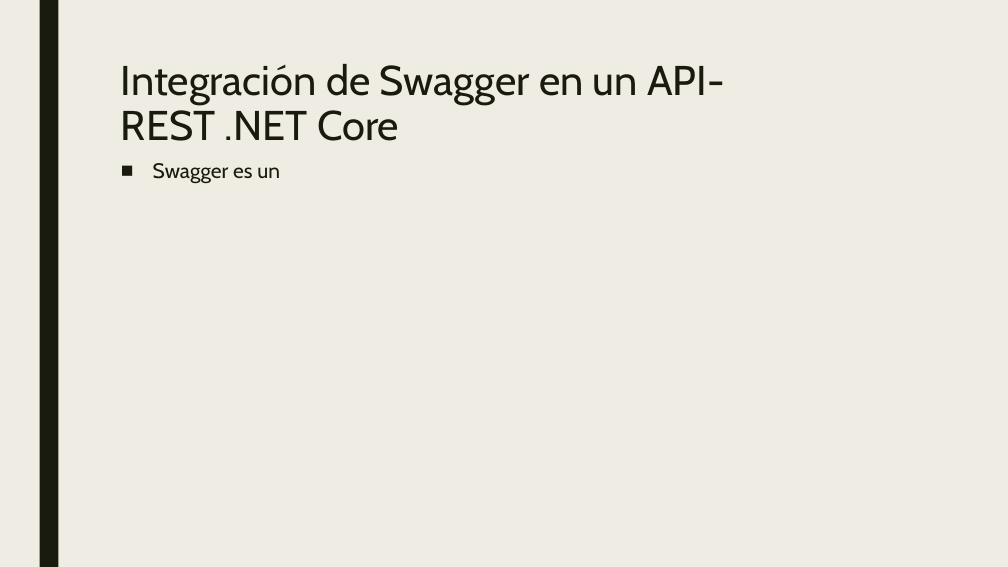
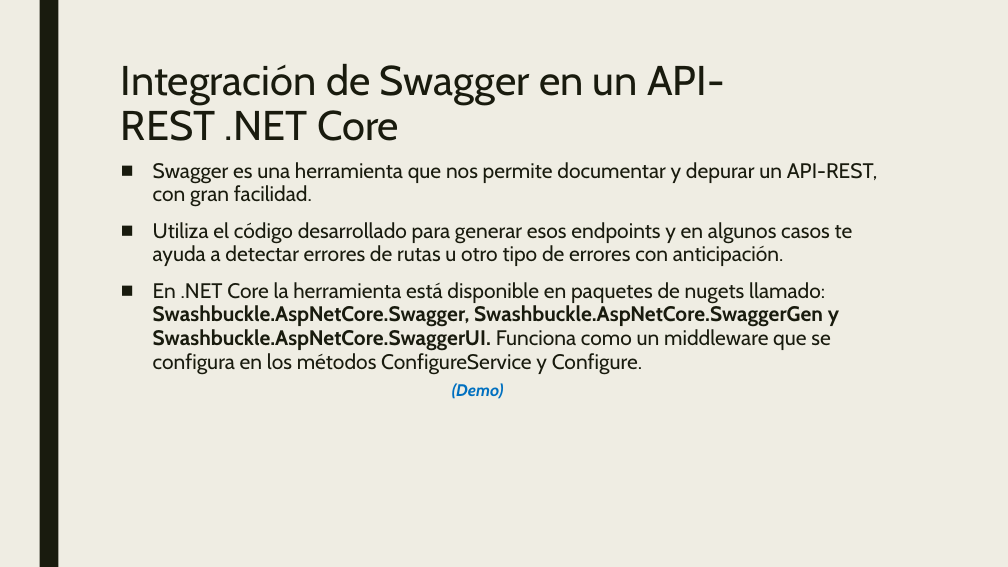
Before and after one commit to dadjh85/Demo4-Curso-.NetCore3.1, a slide deck: slide 16 of doc/Demo4- Curso .NET Core.pptx. Drawn at 1008x567 pixels with LibreOffice and Linux fonts; fonts in the diff are those of the drawing. Boxes give left, top, right and bottom in pixels: in the first picture for what was removed or moved away, otherwise in the second. Text is boxed around its words. In the diff, an @@ line names an element or a change of style, - is before the commit and + after.

Commit message:
* Added swagger to demo

```diff
--- a/doc/Demo4- Curso .NET Core.pptx
+++ b/doc/Demo4- Curso .NET Core.pptx
@@ text at (x1=153, y1=162, x2=878, y2=399): text changed @@
-■ Swagger es un
+■ Swagger es una herramienta que nos permite documentar y depurar un API-REST, con gran facilidad.
+■ Utiliza el código desarrollado para generar esos endpoints y en algunos casos te ayuda a detectar errores de rutas u otro tipo de errores con anticipación.
+■ En .NET Core la herramienta está disponible en paquetes de nugets llamado: Swashbuckle.AspNetCore.Swagger, Swashbuckle.AspNetCore.SwaggerGen y Swashbuckle.AspNetCore.SwaggerUI. Funciona como un middleware que se configura en los métodos ConfigureService y Configure.
+          (Demo)
```
Also in this commit, not shown: 1 other slide changed, 8 other files.
